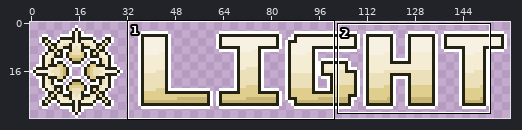
One commit to this pixel-art file: Aseprite/title_light.aseprite. The picture above shows the old version from afar; the outline marks the close-up.
Close-up. Before the edit:
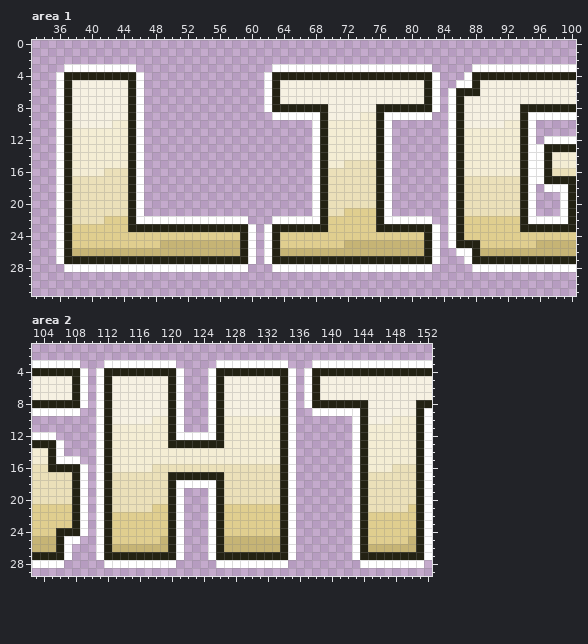
160x32 pixels, 1 frame. Shown: area 1: x 33..100, y 0..31; area 2: x 103..152, y 1..29.
New version:
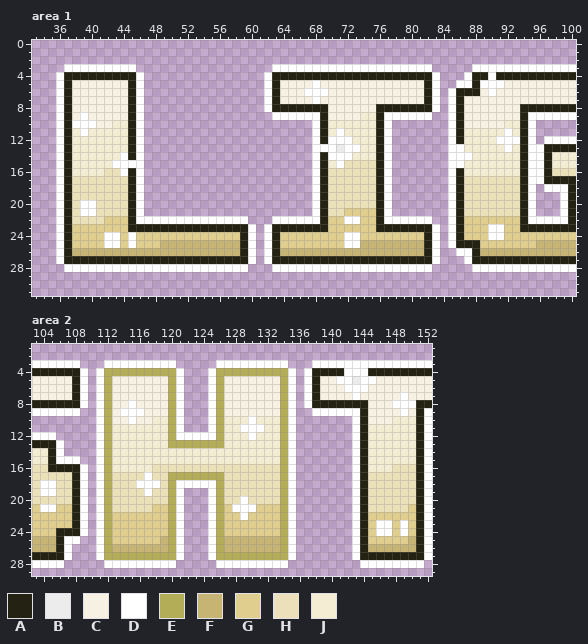
Palette (. is transparent): A #232213  B #ececec  C #f6f1e2  D #ffffff  E #b3ad58  F #c6b475  G #e0ce8f  H #ebe0b9  J #f4edd4
Commit: 🍱 Improved element titles
From old to new:
layer "Layer 2" added
Area 1, layer "Layer 2":
y 4: x 90 A -> D
y 5: x 68 C -> D; x 89..91 CCC -> DDD
y 6: x 67..69 CCC -> DDD; x 90 C -> D
y 7: x 68 C -> D
y 9: x 39 C -> D
y 10: x 38..40 CCC -> DDD
y 11: x 39 J -> D; x 71 J -> D; x 92 J -> D
y 12: x 70..72 JJJ -> DDD; x 91..93 JJJ -> DDD
y 13: x 69..73 AJJJJ -> DDBDD; x 86 A -> D; x 92 J -> D
y 14: x 44 J -> D; x 70..72 JJJ -> DDD; x 86..87 AJ -> DD
y 15: x 43..45 JJA -> DDD; x 71 J -> D; x 86 A -> D
y 16: x 44 H -> D
y 20..21: x 39..40 HH -> DD
y 22: x 72..73 GG -> DD
y 23: x 90..91 GG -> DD
y 24: x 42..43 GG -> DD; x 45 G -> D; x 72..73 GG -> DD; x 90..91 GG -> DD
y 25: x 42..43 GG -> DD; x 45 G -> D; x 72..73 FF -> DD
Area 2, layer "Layer 2":
y 4: x 112..120 AAAAAAAAA -> EEEEEEEEE; x 126..134 AAAAAAAAA -> EEEEEEEEE; x 142..144 AAA -> DDD
y 5: x 112 A -> E; x 120 A -> E; x 126 A -> E; x 134 A -> E; x 141..145 CCCCC -> DDBDD
y 6: x 112 A -> E; x 120 A -> E; x 126 A -> E; x 134 A -> E; x 142..144 CCC -> DDD
y 7: x 112 A -> E; x 120 A -> E; x 126 A -> E; x 134 A -> E; x 143 C -> D; x 149 C -> D
y 8: x 112 A -> E; x 115 C -> D; x 120 A -> E; x 126 A -> E; x 134 A -> E; x 148..150 CCC -> DDD
y 9: x 112 A -> E; x 114..116 CCC -> DDD; x 120 A -> E; x 126 A -> E; x 134 A -> E; x 149 C -> D
y 10: x 112 A -> E; x 115 C -> D; x 120 A -> E; x 126 A -> E; x 130 J -> D; x 134 A -> E
y 11: x 112 A -> E; x 120 A -> E; x 126 A -> E; x 129..131 JJJ -> DDD; x 134 A -> E
y 12: x 112 A -> E; x 120 A -> E; x 126 A -> E; x 130 J -> D; x 134 A -> E
y 13: x 112 A -> E; x 120..126 AAAAAAA -> EEEEEEE; x 134 A -> E
y 14..16: x 112 A -> E; x 134 A -> E
y 17: x 112 A -> E; x 117 H -> D; x 120..126 AAAAAAA -> EEEEEEE; x 134 A -> E
y 18: x 104..105 HH -> DD; x 112 A -> E; x 116..118 HHH -> DDD; x 120 A -> E; x 126 A -> E; x 134 A -> E
y 19: x 104..105 HH -> DD; x 112 A -> E; x 117 H -> D; x 120 A -> E; x 126 A -> E; x 134 A -> E
y 20: x 112 A -> E; x 120 A -> E; x 126 A -> E; x 129 H -> D; x 134 A -> E
y 21: x 104..105 GG -> DD; x 112 A -> E; x 120 A -> E; x 126 A -> E; x 128..130 GGG -> DDD; x 134 A -> E
y 22: x 112 A -> E; x 120 A -> E; x 126 A -> E; x 129 G -> D; x 134 A -> E
y 23..24: x 112 A -> E; x 120 A -> E; x 126 A -> E; x 134 A -> E; x 146..147 GG -> DD; x 149 G -> D
y 25..26: x 112 A -> E; x 120 A -> E; x 126 A -> E; x 134 A -> E
y 27: x 112..120 AAAAAAAAA -> EEEEEEEEE; x 126..134 AAAAAAAAA -> EEEEEEEEE
